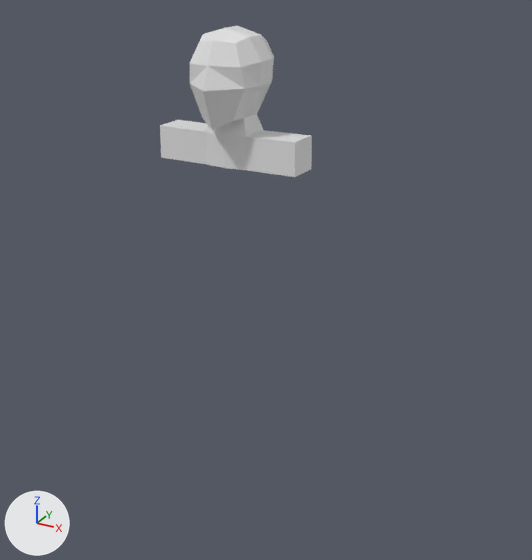
Before and after pictures for a commit that changed the Blender file low-poly-character/low-poly-character.blend.
Camera for both pictures: a camera (50 mm lens) standing at (10.5, -17.25, 2.73) and looking at (0.74, 0.49, -6.14). The lights are fixed; the arrows at lower left show +X, +Y and +Z.

The scene before the commit, as lines of its bpy script (objects in view):
```python
me_cube = bpy.data.meshes.new('Cube')
me_cube.from_pydata(...)  # 46 vertices, 34 faces, 1 loose edge; spans x 0.0..2.18, y -1.43..0.98, z -2.57..1.07
me_cube.materials.append(mat_material)  # white #e7e7e7
ob_cube = bpy.data.objects.new('Cube', me_cube)
ob_cube.location = (0.0, 0.0, 0.0)
_m = ob_cube.modifiers.new('Mirror', 'MIRROR')
_m.use_clip = True
```
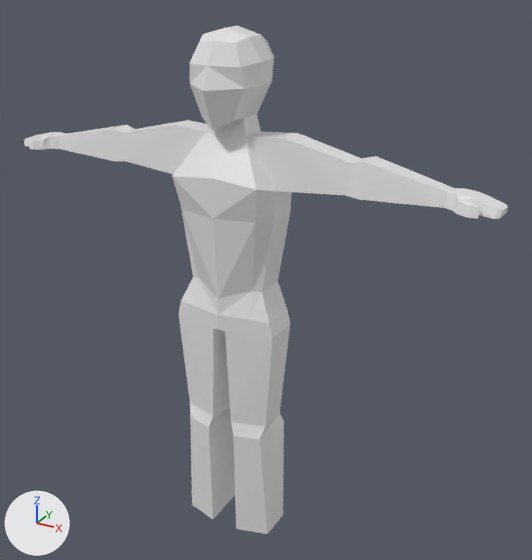
Location of each change, [x1, y1, x2, y2] in pixels of the pictures (532 x 560 px):
'Cube', reshaped (217% wider, 235% taller): before [160, 26, 312, 177]; after [24, 26, 508, 534]
part 1 of me_cube, built on: before [160, 114, 312, 177]; after [24, 114, 508, 534]

The edits, one by one:
me_cube is used by ob_cube; location (0.0, 0.0, 0.0).
me_cube had 46 vertices, 34 faces, 1 loose edge and spanned x 0.0..2.18, y -1.43..0.98, z -2.57..1.07.
me_cube now has 118 vertices, 101 faces, 1 loose edge and spans x 0.0..7.52, y -1.43..0.98, z -14.6..1.07.
Part 1, on me_cube:
3 faces are deleted.
8 vertices move from x 0.0..2.18, y -0.51..0.52, z -2.57..-1.62 to x 0.0..1.77, y -1.16..0.82, z -3.01..-1.59.
72 vertices are added at x 0.0..7.52, y -1.17..0.83, z -14.6..-1.94.
70 new faces join them.
